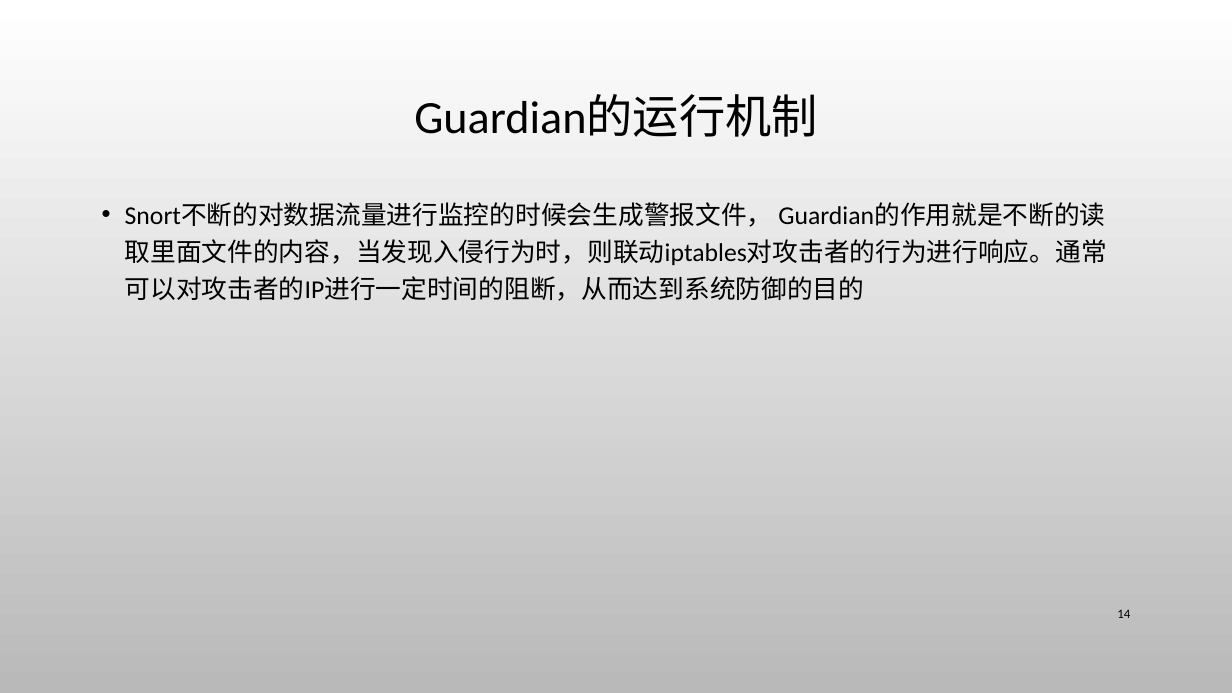
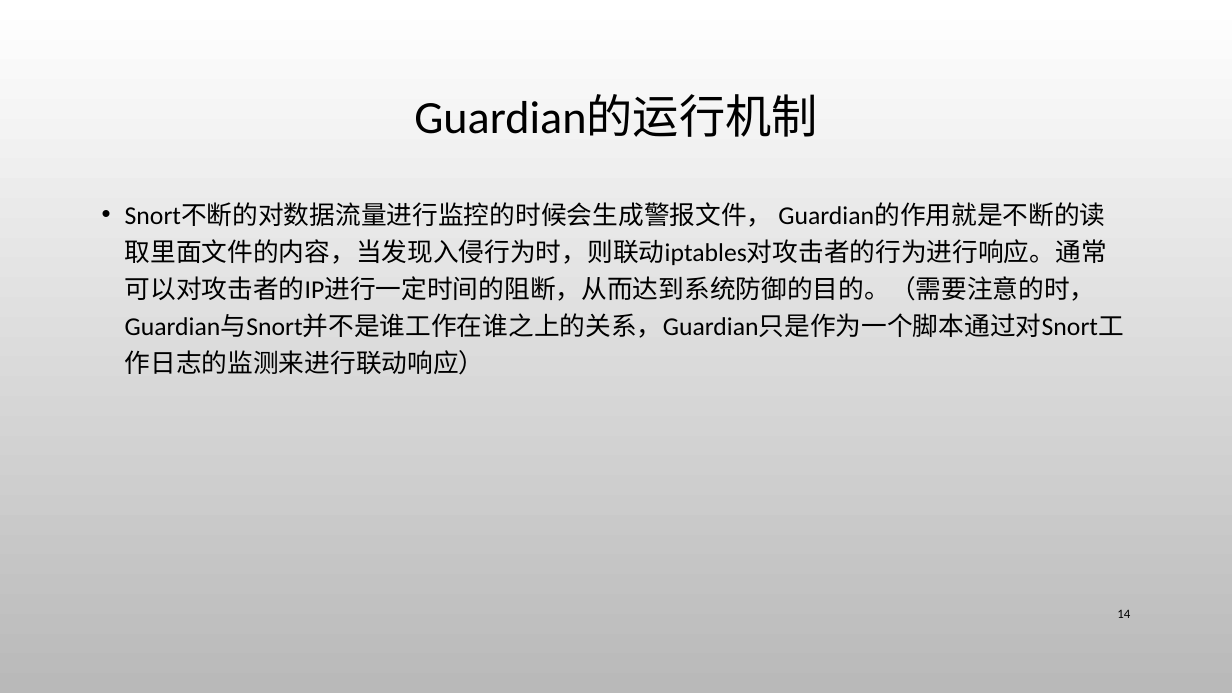
Before and after one commit to CUCCS/ns, a slide deck: slide 14 of 2016-2/HJJ_ZL/flippedclassroom/Snort入侵检测防御系统.pptx. Drawn at 1232x693 pixels with LibreOffice and Linux fonts; fonts in the diff are those of the drawing; background and template pictures are left out. Boxes give left, top, right and bottom in pixels: in the first picture for what was removed or moved away, otherwise in the second. Text is boxed around its words. In the diff, an @@ line names an element or a change of style, - is before the commit and + after.

Commit message:
Snort入侵检测防御系统
修改了之前ppt叙述不准确的地方和文字错误。

```diff
--- a/2016-2/HJJ_ZL/flippedclassroom/Snort入侵检测防御系统.pptx
+++ b/2016-2/HJJ_ZL/flippedclassroom/Snort入侵检测防御系统.pptx
@@ text at (125, 203, 1124, 338): text changed @@
-• Snort不断的对数据流量进行监控的时候会生成警报文件， Guardian的作用就是不断的读取里面文件的内容，当发现入侵行为时，则联动iptables对攻击者的行为进行响应。通常可以对攻击者的IP进行一定时间的阻断，从而达到系统防御的目的
+• Snort不断的对数据流量进行监控的时候会生成警报文件， Guardian的作用就是不断的读取里面文件的内容，当发现入侵行为时，则联动iptables对攻击者的行为进行响应。通常可以对攻击者的IP进行一定时间的阻断，从而达到系统防御的目的。（需要注意的时，Guardian与Snort并不是谁工作在谁之上的关系，Guardian只是作为一个脚本通过对Snort工作日志的监测来进行联动响应）
```
Also in this commit, not shown: 8 other slides changed, 4 slides added.
